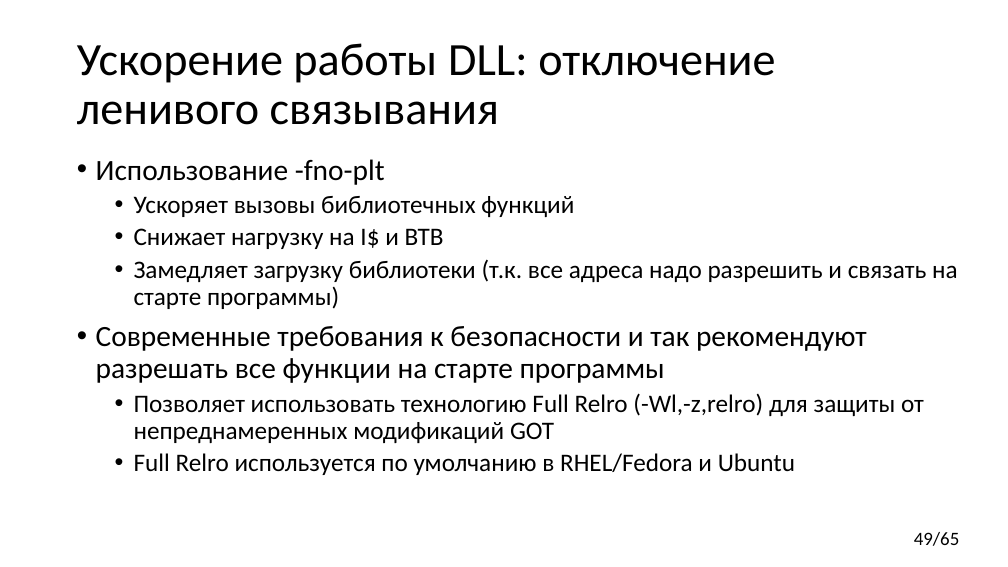
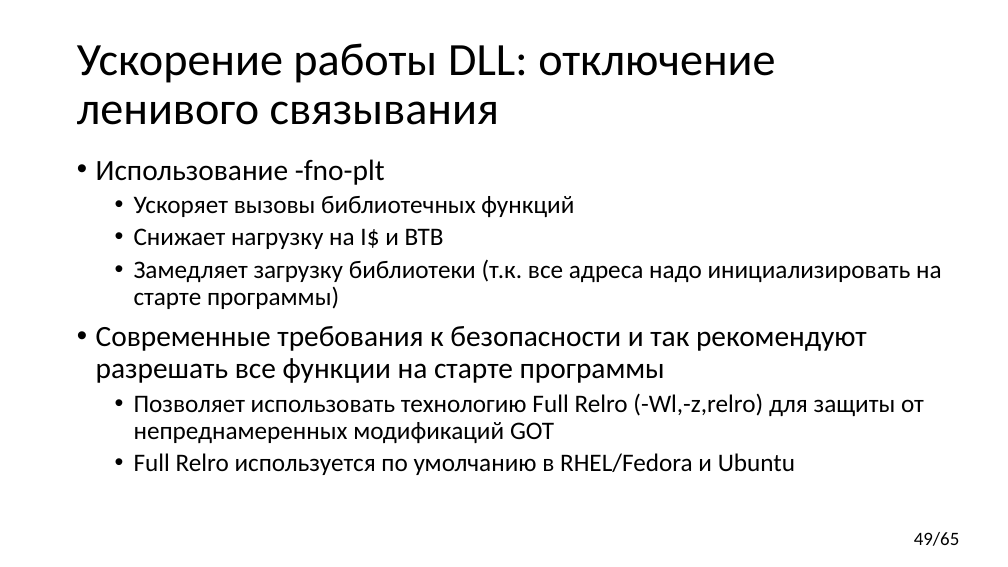
Before and after one commit to yugr/CppRussia, a slide deck: slide 49 of 2024/RU.pptx. Drawn at 1008x567 pixels with LibreOffice and Linux fonts; fonts in the diff are those of the drawing. Boxes give left, top, right and bottom in pixels: in the first picture for what was removed or moved away, otherwise in the second. Text is boxed around its words. In the diff, an @@ line names an element or a change of style, - is before the commit and + after.

```diff
--- a/2024/RU.pptx
+++ b/2024/RU.pptx
@@ text at [134, 259, 942, 309]: text changed @@
-  • Замедляет загрузку библиотеки (т.к. все адреса надо разрешить и связать на старте программы)
+  • Замедляет загрузку библиотеки (т.к. все адреса надо инициализировать на старте программы)
```
Also in this commit, not shown: 24 other slides changed.
